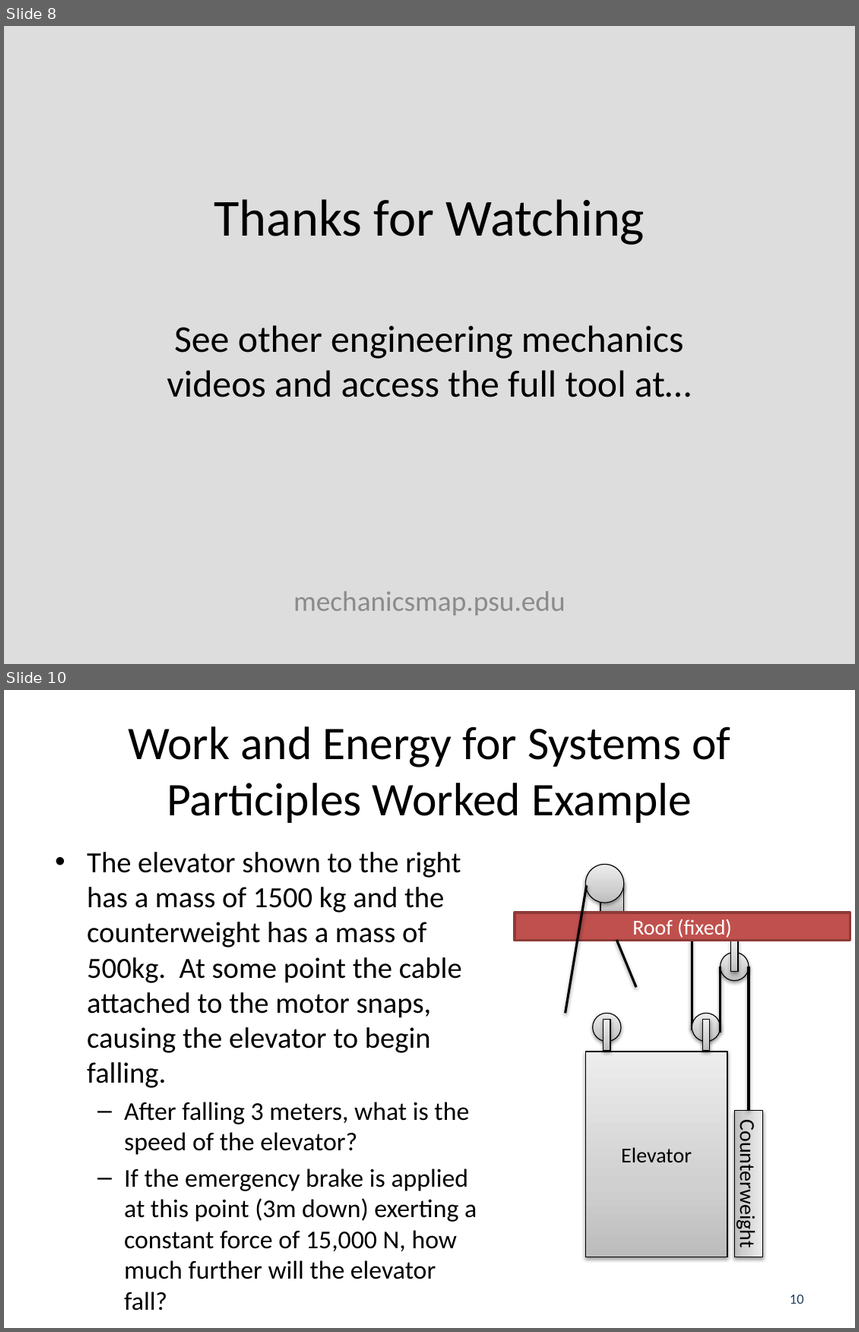
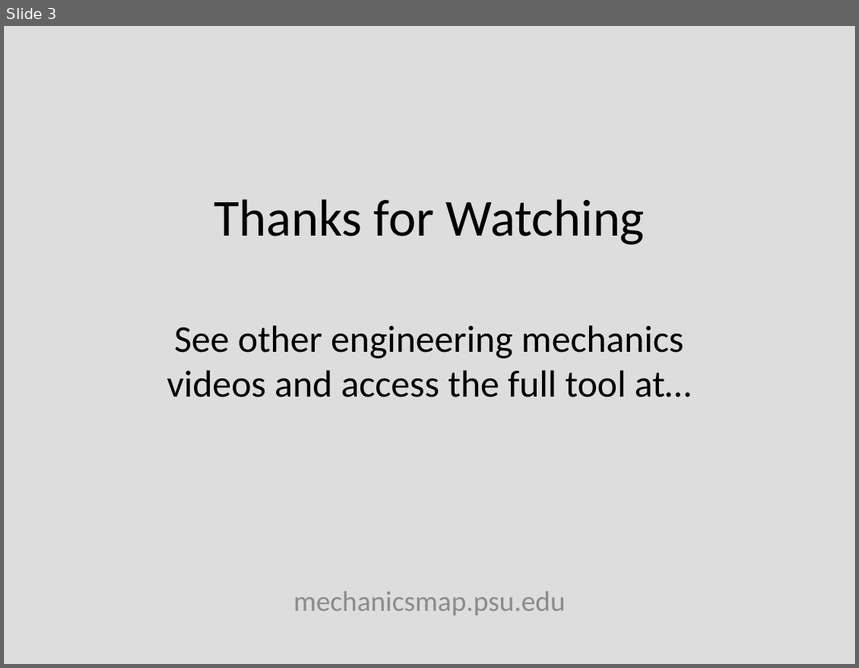
Before and after one commit to JacobMoore/mechanics_textbook, a slide deck: Lecture Slides/VideoLectureSlides/9.3.pptx. Shown one above the other, each under a label of ours: slides 8 and 10 before the commit, slide 3 after it; the slides between them are not shown. The pictures are 859x1332 and 859x668 pixels, drawn with LibreOffice and Linux fonts; fonts in the diff are those of the drawing; background and template pictures are left out. Boxes give left, top, right and bottom in pixels: in the first picture for what was removed or moved away, otherwise in the second. Text is boxed around its words. In the diff, an @@ line names an element or a change of style, - is before the commit and + after.

```diff
--- a/Lecture Slides/VideoLectureSlides/9.3.pptx
+++ b/Lecture Slides/VideoLectureSlides/9.3.pptx
@@ slide 10 removed at (x1=4, y1=690, x2=855, y2=1328), background #FFFFFF @@
@@ title removed at (x1=128, y1=726, x2=731, y2=823) @@
-Work and Energy for Systems of Participles Worked Example
@@ text removed at (x1=87, y1=852, x2=477, y2=1252) @@
-• The elevator shown to the right has a mass of 1500 kg and the counterweight has a mass of 500kg. At some point the cable attached to the motor snaps, causing the elevator to begin falling.
-  – After falling 3 meters, what is the speed of the elevator?
-  – If the emergency brake is applied at this point (3m down) exerting a constant force of 15,000 N, how much further will the elevator fall?
@@ ellipse removed at (x1=585, y1=865, x2=623, y2=903) @@
@@ line removed from (587, 886) to (566, 1014) @@
@@ rectangle removed at (x1=601, y1=883, x2=623, y2=912) @@
@@ rectangle removed at (x1=515, y1=913, x2=850, y2=941) @@
-Roof (fixed)
@@ line removed from (617, 940) to (636, 987) @@
@@ line removed from (692, 936) to (692, 1030) @@
@@ rectangle removed at (x1=731, y1=940, x2=737, y2=972) @@
@@ ellipse removed at (x1=721, y1=952, x2=749, y2=980) @@
@@ line removed from (721, 967) to (721, 1033) @@
@@ line removed from (749, 967) to (749, 1110) @@
@@ ellipse removed at (x1=593, y1=1014, x2=621, y2=1042) @@
@@ rectangle removed at (x1=603, y1=1019, x2=610, y2=1051) @@
@@ ellipse removed at (x1=692, y1=1014, x2=720, y2=1042) @@
@@ rectangle removed at (x1=703, y1=1019, x2=709, y2=1051) @@
@@ rectangle removed at (x1=585, y1=1052, x2=728, y2=1258) @@
-Elevator
@@ rectangle removed at (x1=735, y1=1110, x2=763, y2=1258) @@
-Counterweight
@@ page number removed at (x1=790, y1=1295, x2=804, y2=1304) @@
-10
@@ what was slide 8 is now slide 3 @@
```
Also in this commit, not shown: 1 slide changed, 1 slide added, 7 other slides removed, 21 other files.
